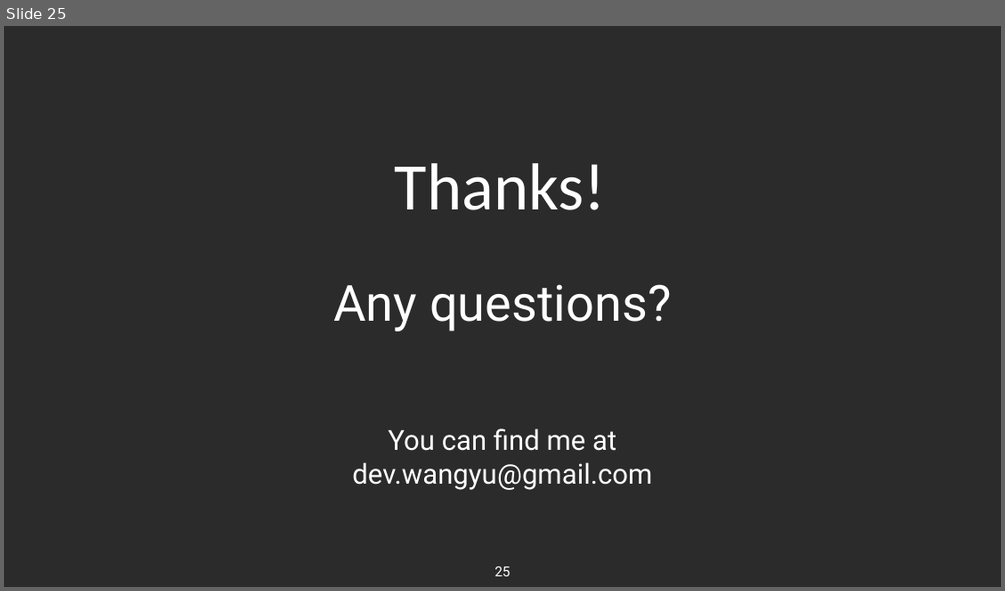
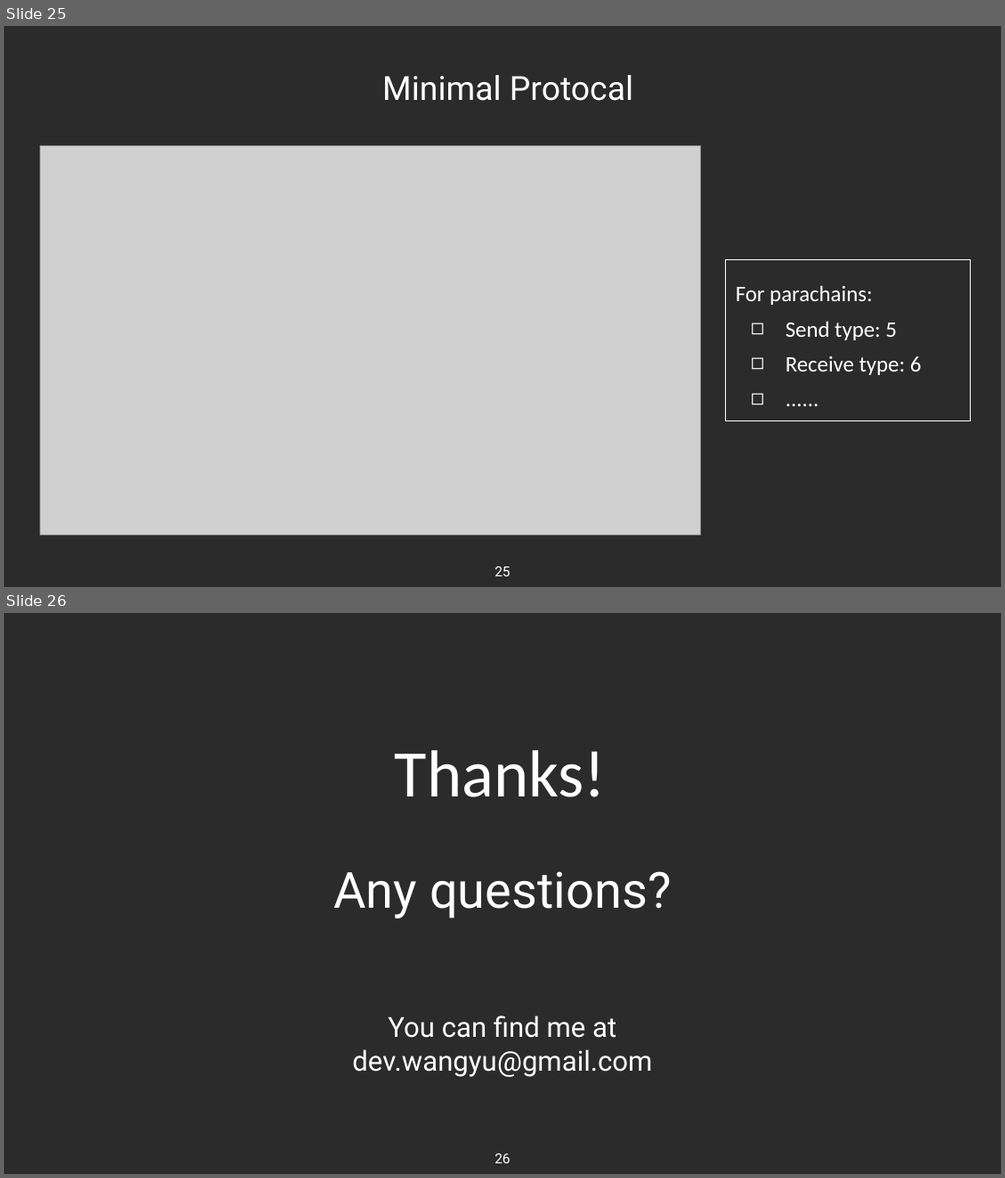
Before and after one commit to smallyunet/slide-share, a slide deck: 09. All about Blockchain Interoperability (2021).pptx. Shown one above the other, each under a label of ours: slide 25 before the commit, slides 25 and 26 after it. The pictures are 1005x591 and 1005x1178 pixels, drawn with LibreOffice and Linux fonts; fonts in the diff are those of the drawing; grey boxes stand for pictures; background and template pictures are left out; a plain dark background stands for a picture behind light text. Boxes give left, top, right and bottom in pixels: in the first picture for what was removed or moved away, otherwise in the second. Text is boxed around its words. In the diff, an @@ line names an element or a change of style, - is before the commit and + after.

```diff
--- a/09. All about Blockchain Interoperability (2021).pptx
+++ b/09. All about Blockchain Interoperability (2021).pptx
@@ slide 25 added at (4, 26, 1001, 587), background picture (left out) @@
@@ subtitle added at (382, 75, 633, 101), 24 pt, text #FFFFFF @@
+Minimal Protocal
@@ picture added at (40, 145, 701, 534) @@
@@ rectangle added at (726, 259, 970, 421), outline #FFFFFF 0.75 pt, 16 pt, text #FFFFFF @@
+For parachains:
+◻ Send type: 5
+◻ Receive type: 6
+◻ ......
@@ page number added at (494, 566, 510, 576), 10 pt, text #FFFFFF @@
+25
@@ what was slide 25 is now slide 26 @@
@@ page number at (494, 1153, 510, 1163): text changed @@
-25
+26
```
Also in this commit, not shown: 1 slide changed, 1 other file.
